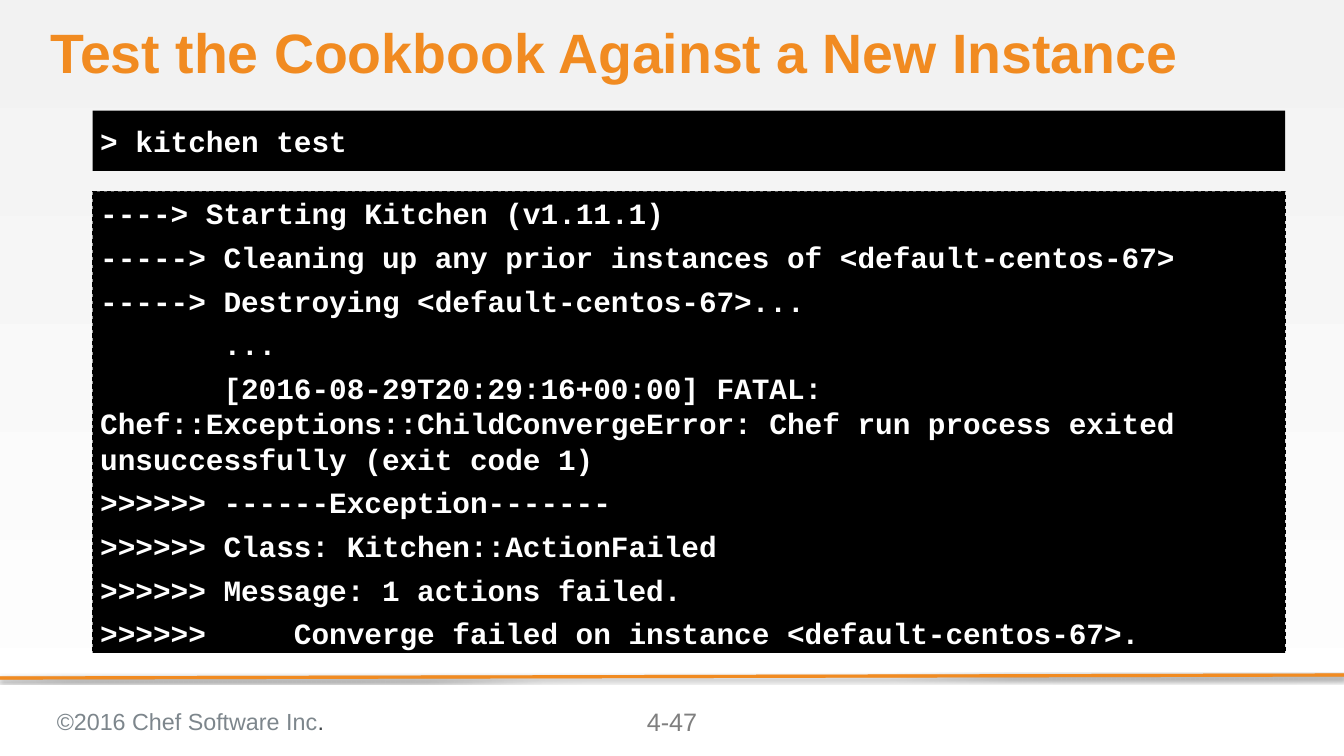
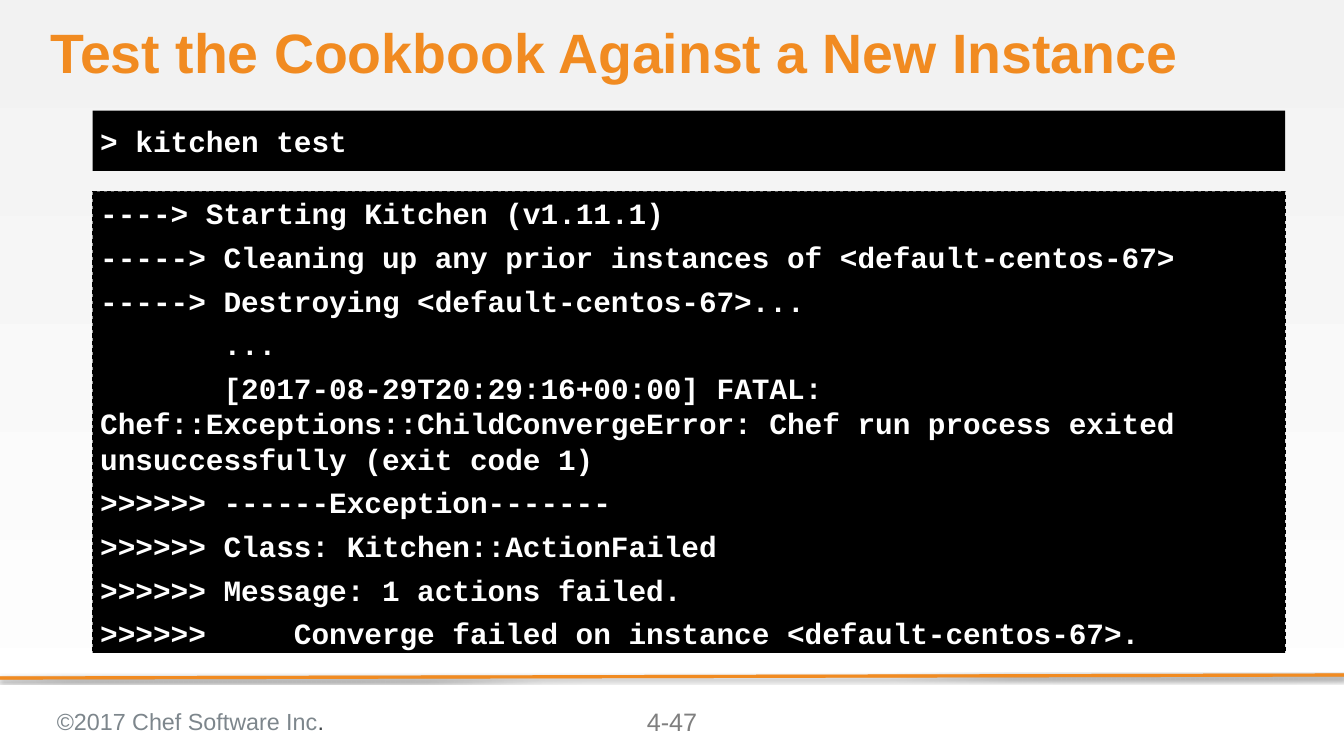
Before and after one commit to chef-training/test_driven_cookbook_development, a slide deck: slide 47 of 04-refactoring_cookbooks_with_tests.pptx. Drawn at 1344x756 pixels with LibreOffice and Linux fonts; fonts in the diff are those of the drawing; background and template pictures are left out. Boxes give left, top, right and bottom in pixels: in the first picture for what was removed or moved away, otherwise in the second. Text is boxed around its words. In the diff, an @@ line names an element or a change of style, - is before the commit and + after.

```diff
--- a/04-refactoring_cookbooks_with_tests.pptx
+++ b/04-refactoring_cookbooks_with_tests.pptx
@@ text at (100,378,1175,476): text changed @@
-[2016-08-29T20:29:16+00:00] FATAL: Chef::Exceptions::ChildConvergeError: Chef run process exited unsuccessfully (exit code 1)
+[2017-08-29T20:29:16+00:00] FATAL: Chef::Exceptions::ChildConvergeError: Chef run process exited unsuccessfully (exit code 1)
@@ text at (57,713,324,730): text changed @@
-©2016 Chef Software Inc.
+©2017 Chef Software Inc.
```
Also in this commit, not shown: 51 other slides changed, 15 other files.
